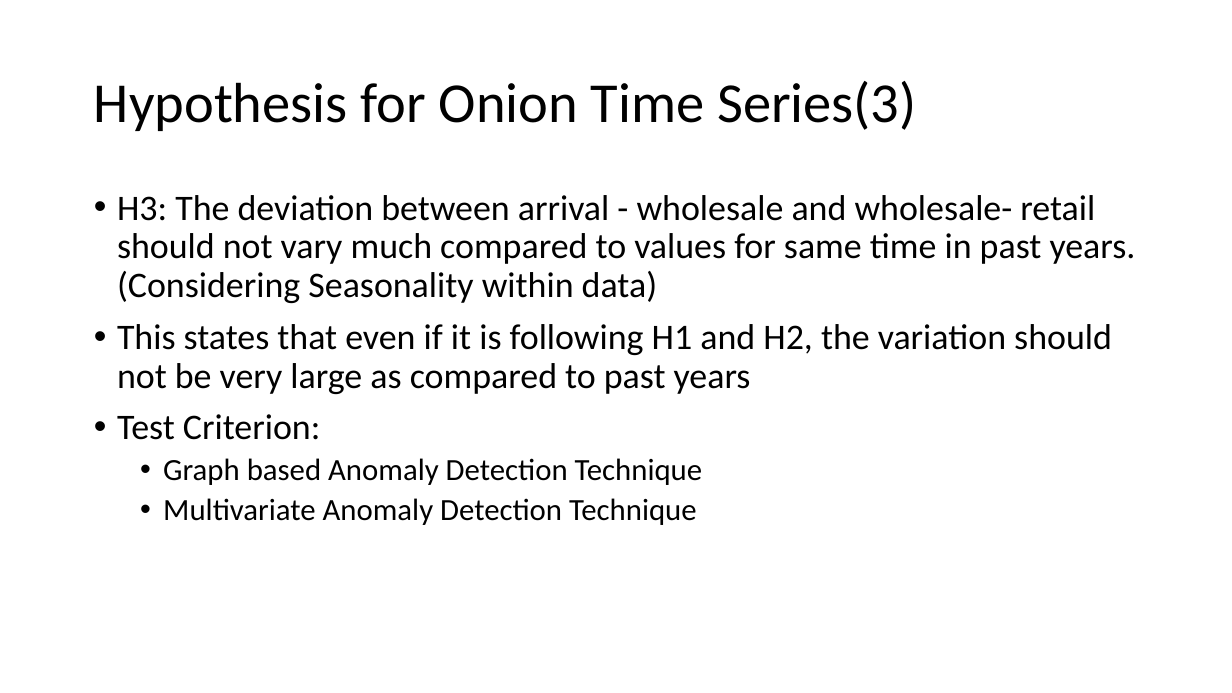
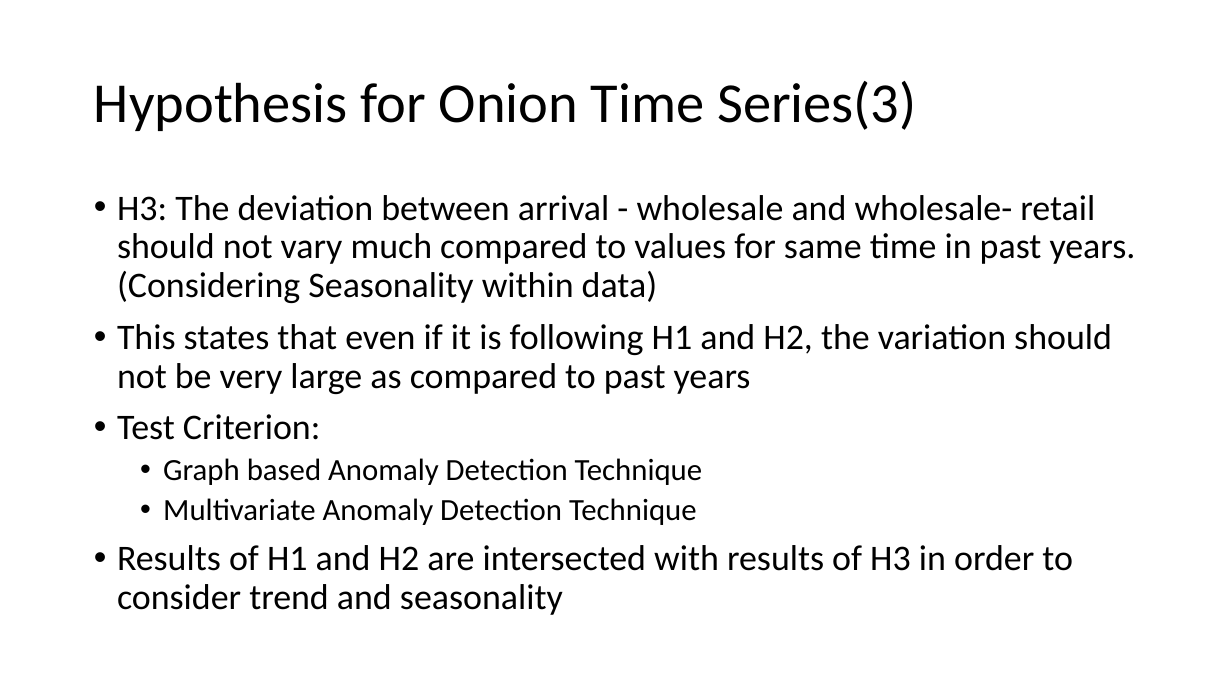
Before and after one commit to baldvaritesh/mtp, a slide deck: slide 7 of thesisPresentation/Thesis.pptx (slide 8 before the commit). Drawn at 1232x693 pixels with LibreOffice and Linux fonts; fonts in the diff are those of the drawing. Boxes give left, top, right and bottom in pixels: in the first picture for what was removed or moved away, otherwise in the second. Text is boxed around its words. In the diff, an @@ line names an element or a change of style, - is before the commit and + after.

```diff
--- a/thesisPresentation/Thesis.pptx
+++ b/thesisPresentation/Thesis.pptx
@@ text at (117,545,1073,615): paragraph added @@
+• Results of H1 and H2 are intersected with results of H3 in order to consider trend and seasonality
```
Also in this commit, not shown: 8 other slides changed, 6 slides added, 1 slide removed, 14 other files.
